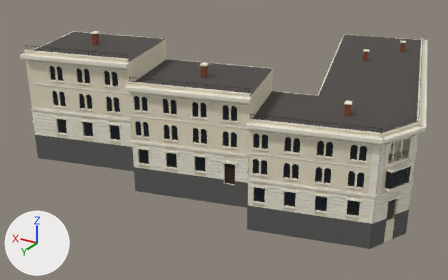
What one commit did to the Blender file models/bmorskaya15/bmorskaya15.blend.
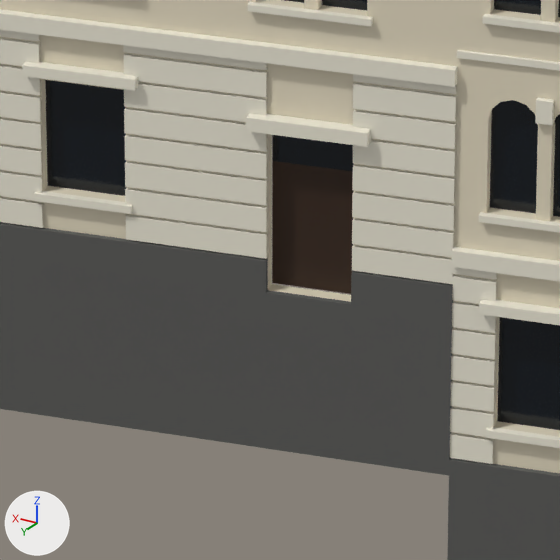
Old and new are each drawn whole from a 50 mm camera at (-21.1, 94.3, 40.6) aimed at (25.9, 16.0, 1.4) and again close up on the part from 42% to 58% of the width and 52% to 78% of the height. Every picture has the same lights, and +X, +Y and +Z are marked at lower left. The older version's two pictures come first.

Objects in the first close-up: 'bmorskaya15_glass', 'bmorskaya15_stone', 'bmorskaya15_trim', 'bmorskaya15_wall', 'bmorskaya15_wood'.
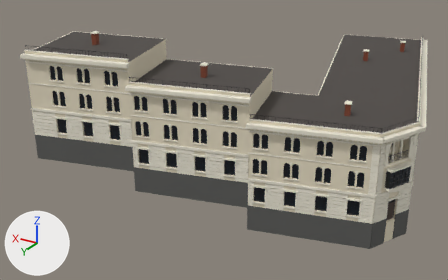
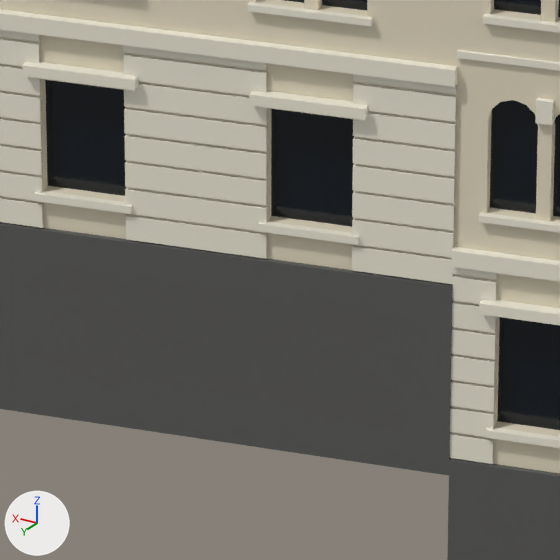
The change, as a list of edits to the scene's bpy script:
```text
Change me_bmorskaya15_wall:
    used by ob_bmorskaya15_wall; location = (0.0, 0.0, 0.0)
    remove me_bmorskaya15_wall.from_pydata(...)  # 5137 vertices, 1147 faces; spans x -5.3..46.3, y -21.5..38.9, z -3.0..18.9
    add me_bmorskaya15_wall.from_pydata(...)  # 5081 vertices, 1133 faces; spans x -5.3..46.3, y -21.5..38.9, z -3.0..18.9
    me_bmorskaya15_wall part 1: the loose piece of 4 vertices spanning x 14.7..16.2, y 31.6..32.2, z 3.3 is moved by (0.0, 0.0, 1.3)
    me_bmorskaya15_wall part 2: the loose piece of 4 vertices spanning x 16.2, y 31.9..32.2, z 3.3..6.3 is deleted
    me_bmorskaya15_wall part 3: 56 vertices removed from x 13.0..28.5, y 31.4..35.3, z 3.3..6.3; 8 vertices added at x 14.7..16.2, y 31.6..32.2, z 4.6..6.7
    other edits to the shape of me_bmorskaya15_wall do not show in these pictures
Change me_bmorskaya15_wood:
    used by ob_bmorskaya15_wood; location = (0.0, 0.0, 0.0)
    remove me_bmorskaya15_wood.from_pydata(...)  # 20 vertices, 5 faces; spans x -4.0..16.2, y -19.8..31.9, z 0.0..10.2
    add me_bmorskaya15_wood.from_pydata(...)  # 16 vertices, 4 faces; spans x -4.0..5.4, y -19.8..25.2, z 0.0..10.2
    me_bmorskaya15_wood part 4: the loose piece of 4 vertices spanning x 14.8..16.2, y 31.5..31.9, z 3.3..5.6 is deleted
Change me_bmorskaya15_glass:
    where me_bmorskaya15_glass.from_pydata(...)  # 592 vertices, 148 faces; spans x -5.3..45.7, y -20.8..37.8, z 0.6..17.2
    used by ob_bmorskaya15_glass; location = (0.0, 0.0, 0.0)
    me_bmorskaya15_glass part 5
    me_bmorskaya15_glass.vertices[208].co: (14.8, 31.5, 5.6) -> (14.8, 31.6, 4.6)
    me_bmorskaya15_glass.vertices[209].co: (16.2, 31.9, 5.6) -> (16.2, 32.0, 4.6)  # pixel (272, 160) -> pixel (271, 215)
    me_bmorskaya15_glass.vertices[210].co: (16.2, 31.9, 6.3) -> (16.2, 32.0, 6.7)
    me_bmorskaya15_glass.vertices[211].co: (14.8, 31.5, 6.3) -> (14.8, 31.6, 6.7)
Change me_bmorskaya15_trim:
    used by ob_bmorskaya15_trim; location = (0.0, 0.0, 0.0)
    remove me_bmorskaya15_trim.from_pydata(...)  # 10572 vertices, 2646 faces; spans x -6.1..46.4, y -21.9..39.7, z 0.6..20.2
    add me_bmorskaya15_trim.from_pydata(...)  # 10592 vertices, 2651 faces; spans x -6.1..46.4, y -21.9..39.7, z 0.6..20.2
    me_bmorskaya15_trim part 6: the loose piece of 4 vertices spanning x 14.4, y 31.7..32.0, z 6.3..6.6 is moved by (0.2, 0.0, -1.9)
    me_bmorskaya15_trim part 7: the loose piece of 4 vertices spanning x 13.0..14.7, y 31.4..31.9, z 4.4 is copied, and the copy is moved by (1.6, 0.4, 0.2); it spans x 14.6..16.3, y 31.8..32.3, z 4.6
    me_bmorskaya15_trim part 8: the loose piece of 4 vertices spanning x 14.4..16.4, y 32.0..32.5, z 6.3..6.6 is moved by (0.0, 0.0, 0.4)
    me_bmorskaya15_trim part 9: the loose piece of 4 vertices spanning x 14.4..16.5, y 31.7..32.5, z 6.6 is moved by (0.0, 0.0, 0.4)
    me_bmorskaya15_trim part 10: 260 vertices moved within x 13.0..43.0, y 31.4..39.0, z 4.4..16.9; 8 vertices added at x 14.6..16.3, y 31.8..32.3, z 4.5..4.6
    other edits to the shape of me_bmorskaya15_trim do not show in these pictures
Change me_bmorskaya15_stone:
    used by ob_bmorskaya15_stone; location = (0.0, 0.0, 0.0)
    remove me_bmorskaya15_stone.from_pydata(...)  # 260 vertices, 65 faces; spans x -5.4..43.0, y -21.5..39.0, z -3.0..6.9
    add me_bmorskaya15_stone.from_pydata(...)  # 240 vertices, 60 faces; spans x -5.4..43.0, y -21.5..39.0, z -3.0..6.9
    me_bmorskaya15_stone part 11: the loose piece of 4 vertices spanning x 16.1..16.2, y 32.2..32.3, z 3.3..3.9 is deleted
    other edits to the shape of me_bmorskaya15_stone do not show in these pictures
```

Where the change shows, as pixel boxes [x1, y1, x2, y2] in the close-ups (560 x 560 px; the box of a moved part takes in the faces that stretch with it):
part 1 of me_bmorskaya15_wall, moved or reshaped
    before: [268, 284, 351, 302]
    after: [268, 216, 352, 233]
part 2 of me_bmorskaya15_wall, deleted
    before: [268, 134, 272, 289]
part 3 of me_bmorskaya15_wall, built on
    before: [0, 79, 456, 275]
    after: [125, 106, 353, 270]
part 4 of me_bmorskaya15_wood, deleted (brown)
    before: [272, 161, 354, 294]
part 5 of me_bmorskaya15_glass, moved or reshaped
    before: [272, 135, 354, 171]
    after: [271, 109, 354, 227]
part 6 of me_bmorskaya15_trim, moved or reshaped (not visible afterwards)
    before: [367, 130, 371, 147]
part 7 of me_bmorskaya15_trim, added
    after: [259, 221, 358, 237]
part 8 of me_bmorskaya15_trim, moved or reshaped
    before: [246, 118, 367, 147]
    after: [249, 94, 365, 120]
part 9 of me_bmorskaya15_trim, moved or reshaped
    before: [246, 113, 370, 133]
    after: [250, 91, 367, 109]
part 10 of me_bmorskaya15_trim, moved or reshaped
    before: [0, 30, 268, 259]
    after: [0, 38, 358, 245]
part 11 of me_bmorskaya15_stone, deleted
    before: [266, 259, 268, 292]
